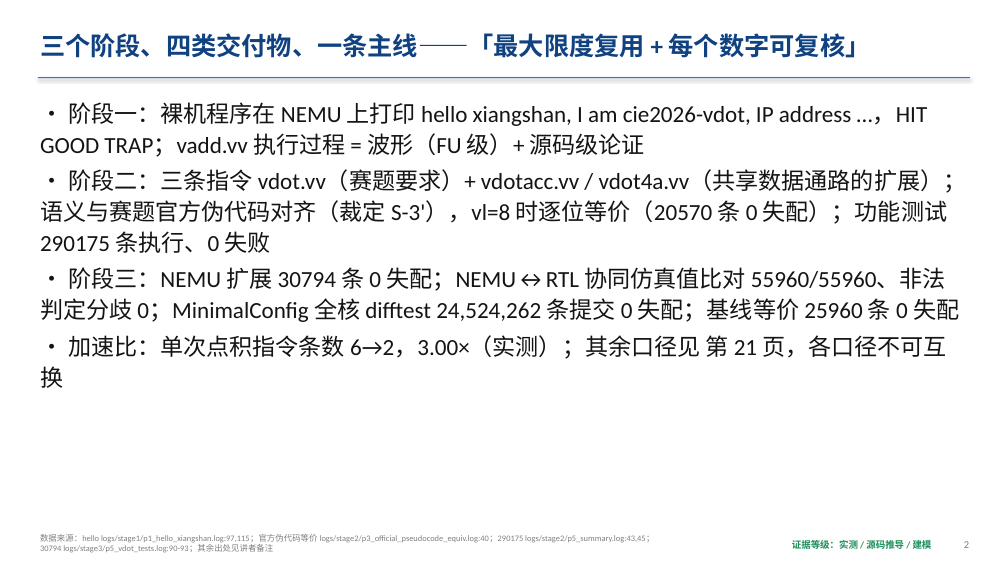
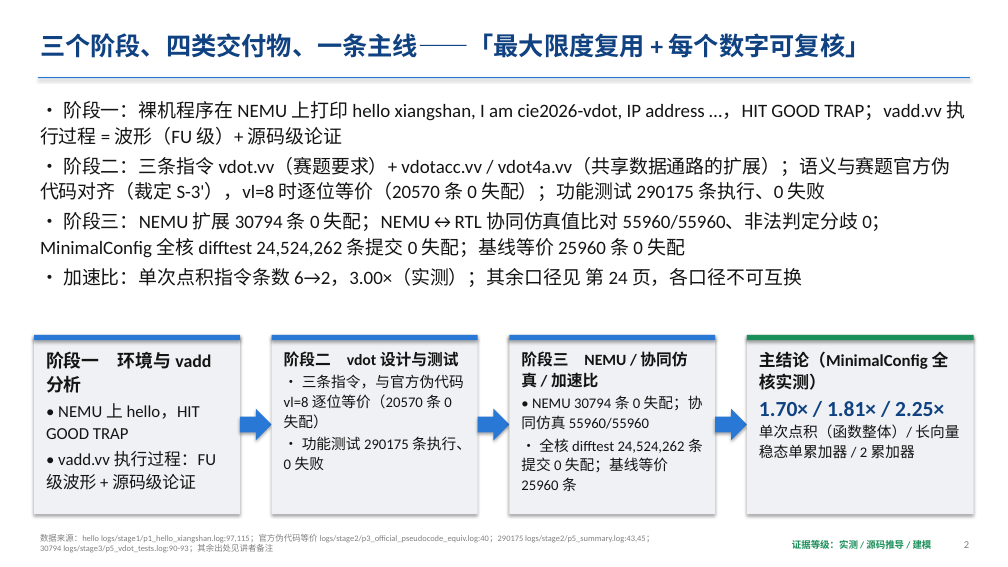
Before and after one commit to I3eg1nner/cie2026-SNL-XiangShan-vdot, a slide deck: slide 2 of docs/submission/SNL-XiangShan-vdot-slides.pptx. Drawn at 1008x567 pixels with LibreOffice and Linux fonts; fonts in the diff are those of the drawing. Boxes give left, top, right and bottom in pixels: in the first picture for what was removed or moved away, otherwise in the second. Text is boxed around its words. In the diff, an @@ line names an element or a change of style, - is before the commit and + after.

Commit message:
build(submission): 讲解 PPT 打磨：波形图页以图为主体，正文不低于 12 pt
- P5A 续页拆为「8 从哪来与清零取舍」「等价证据与全核 vl=8 实测」两页，后者以图 10 为主图
- P4、P5、P12A 波形图占页宽 60% 以上，页面要点压缩，大纲原文移入讲者备注；
  压缩要点中的数字生成时与大纲逐个比对
- P10 拆为两页；P2、P7、P11 增加原生形状示意图（三阶段路线、复用与新增、NEMU 扩展流程）
- 放得下断言的正文与表格下限提高到 12 pt；共 29 页

```diff
--- a/docs/submission/SNL-XiangShan-vdot-slides.pptx
+++ b/docs/submission/SNL-XiangShan-vdot-slides.pptx
@@ text at [40, 101, 965, 258]: size 22 to 18 pt in "• 阶段一：裸机程序在 NEMU 上打印 hello xiangshan, I ...", "• 阶段二：三条指令 vdot.vv（赛题要求）+ vdotacc.vv / vdot4a.vv（共享数据通路的扩展）； ...", "• 阶段三：NEMU 扩展 30794 条 0 失配；NEMU↔RTL ..." @@
@@ text at [63, 268, 802, 287]: text changed; size 22 to 18 pt @@
-• 加速比：单次点积指令条数 6→2，3.00×（实测）；其余口径见 第 21 页，各口径不可互换
+• 加速比：单次点积指令条数 6→2，3.00×（实测）；其余口径见 第 24 页，各口径不可互换
@@ rectangle added at [34, 335, 240, 514], fill #F0F1F4 @@
@@ rectangle added at [34, 335, 240, 340], fill #2A78D6 @@
@@ text added at [46, 351, 216, 490], 16 pt, text #141414 @@
+阶段一 环境与 vadd 分析
+• NEMU 上 hello，HIT GOOD TRAP
+• vadd.vv 执行过程：FU 级波形 + 源码级论证
@@ rectangle added at [271, 335, 477, 514], fill #F0F1F4 @@
@@ rectangle added at [271, 335, 477, 340], fill #2A78D6 @@
@@ text added at [284, 351, 471, 470], 14 pt, text #141414 @@
+阶段二 vdot 设计与测试
+• 三条指令，与官方伪代码 vl=8 逐位等价（20570 条 0 失配）
+• 功能测试 290175 条执行、0 失败
@@ rectangle added at [510, 335, 715, 514], fill #F0F1F4 @@
@@ rectangle added at [510, 335, 715, 340], fill #2A78D6 @@
@@ text added at [521, 351, 703, 491], 14 pt, text #141414 @@
+阶段三 NEMU / 协同仿真 / 加速比
+• NEMU 30794 条 0 失配；协同仿真 55960/55960
+• 全核 difftest 24,524,262 条提交 0 失配；基线等价 25960 条
@@ rectangle added at [747, 335, 974, 514], fill #F0F1F4 @@
@@ rectangle added at [747, 335, 974, 340], fill #1B8F5A @@
@@ text added at [759, 351, 959, 458], 14 pt, text #141414, bold @@
+主结论（MinimalConfig 全核实测）
+1.70× / 1.81× / 2.25×
+单次点积（函数整体）/ 长向量稳态单累加器 / 2 累加器
@@ right arrow added at [240, 409, 271, 441], fill #2A78D6 @@
@@ right arrow added at [478, 409, 510, 441], fill #2A78D6 @@
@@ right arrow added at [715, 409, 747, 441], fill #2A78D6 @@
```
Also in this commit, not shown: 25 other slides changed, 3 slides added, 3 other files.
